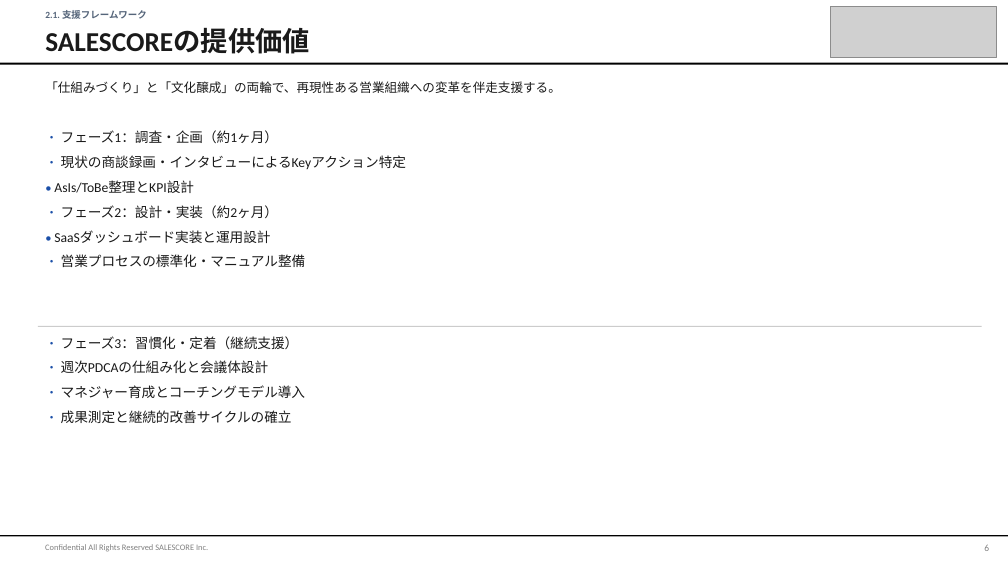
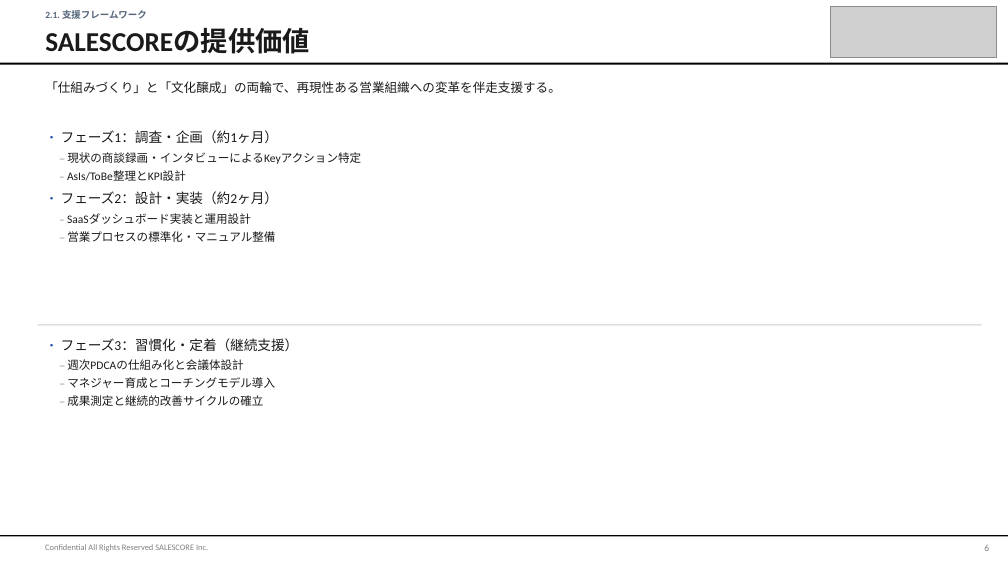
Before and after one commit to shintanagami-netizen/-, a slide deck: slide 6 of test_output.pptx. Drawn at 1008x567 pixels with LibreOffice and Linux fonts; fonts in the diff are those of the drawing; grey boxes stand for pictures. Boxes give left, top, right and bottom in pixels: in the first picture for what was removed or moved away, otherwise in the second. Text is boxed around its words. In the diff, an @@ line names an element or a change of style, - is before the commit and + after.

```diff
--- a/test_output.pptx
+++ b/test_output.pptx
@@ text at box(67, 152, 361, 181): text changed; size 13 to 11 pt @@
-• 現状の商談録画・インタビューによるKeyアクション特定
-• AsIs/ToBe整理とKPI設計
+– 現状の商談録画・インタビューによるKeyアクション特定
+– AsIs/ToBe整理とKPI設計
@@ text at box(67, 213, 275, 242): text changed; size 13 to 11 pt @@
-• SaaSダッシュボード実装と運用設計
-• 営業プロセスの標準化・マニュアル整備
+– SaaSダッシュボード実装と運用設計
+– 営業プロセスの標準化・マニュアル整備
@@ text at box(67, 359, 275, 406): text changed; size 13 to 11 pt @@
-• 週次PDCAの仕組み化と会議体設計
-• マネジャー育成とコーチングモデル導入
-• 成果測定と継続的改善サイクルの確立
+– 週次PDCAの仕組み化と会議体設計
+– マネジャー育成とコーチングモデル導入
+– 成果測定と継続的改善サイクルの確立
```
Also in this commit, not shown: 1 other slide changed, 1 other file.
